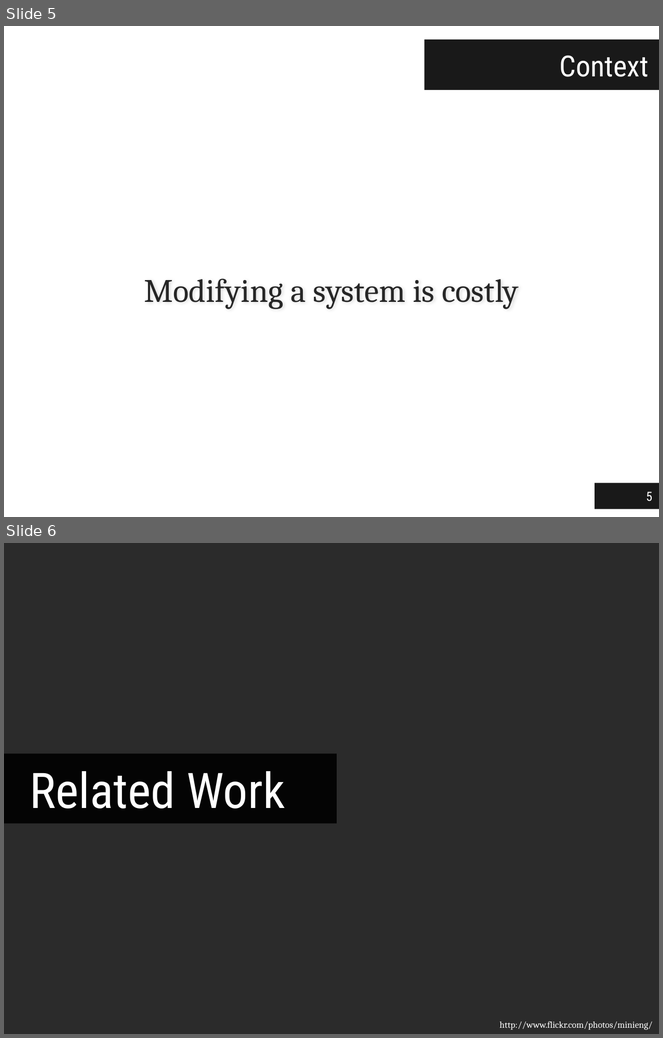
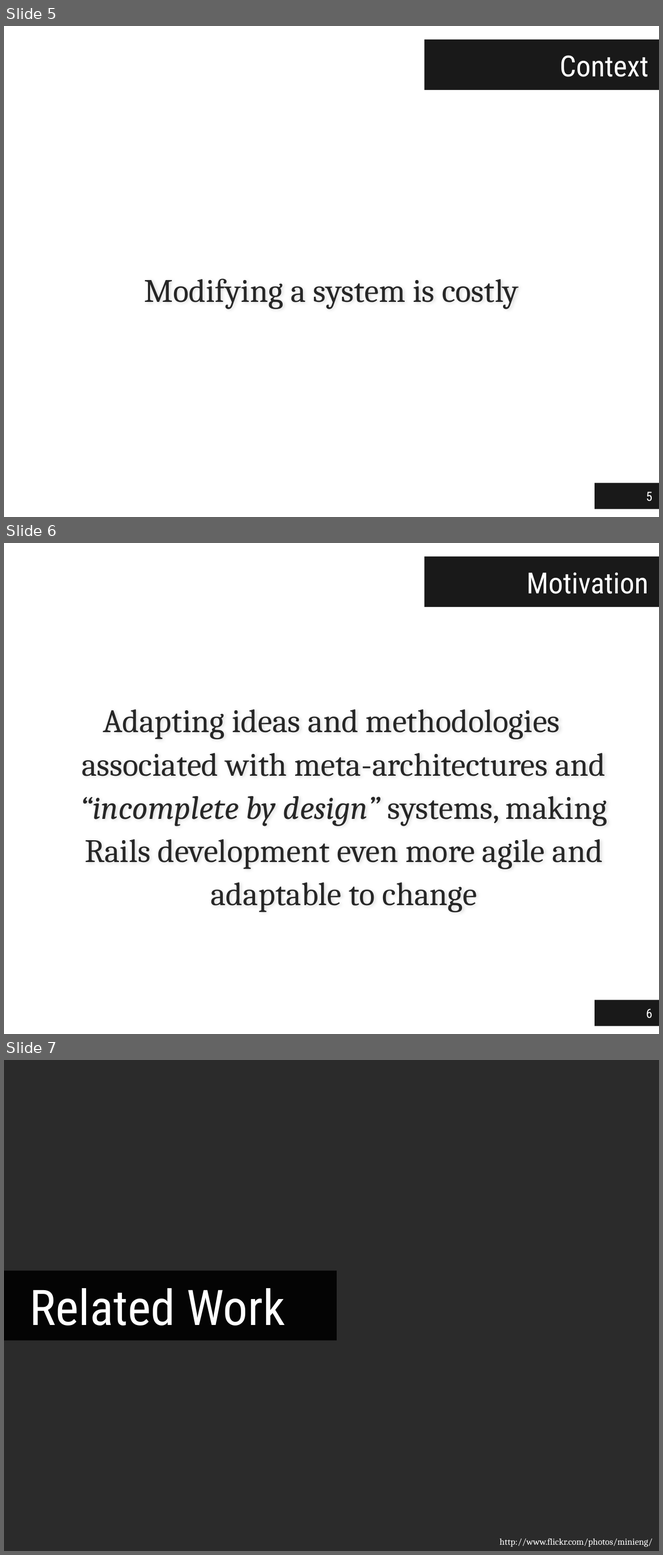
Before and after one commit to jgradim/thesis, a slide deck: presentations/thesis.pptx. Shown one above the other, each under a label of ours: slides 5 and 6 before the commit, slides 5, 6 and 7 after it. The pictures are 663x1038 and 663x1555 pixels, drawn with LibreOffice and Linux fonts; fonts in the diff are those of the drawing; background and template pictures are left out; a plain dark background stands for a picture behind light text. Boxes give left, top, right and bottom in pixels: in the first picture for what was removed or moved away, otherwise in the second. Text is boxed around its words. In the diff, an @@ line names an element or a change of style, - is before the commit and + after.

Commit message:
No idea

```diff
--- a/presentations/thesis.pptx
+++ b/presentations/thesis.pptx
@@ slide 6 added at (4, 543, 659, 1034), background #FFFFFF @@
@@ title added at (425, 557, 659, 607), fill #000000 at 90% opacity, 32 pt, text #FFFFFF @@
+Motivation
@@ text added at (80, 709, 607, 913), 36 pt, text #262626 @@
+Adapting ideas and methodologies associated with meta-architectures and “incomplete by design” systems, making Rails development even more agile and adaptable to change
@@ page number added at (595, 1000, 659, 1027), fill #000000 at 90% opacity, 14 pt, text #FFFFFF @@
+6
@@ what was slide 6 is now slide 7 @@
```
